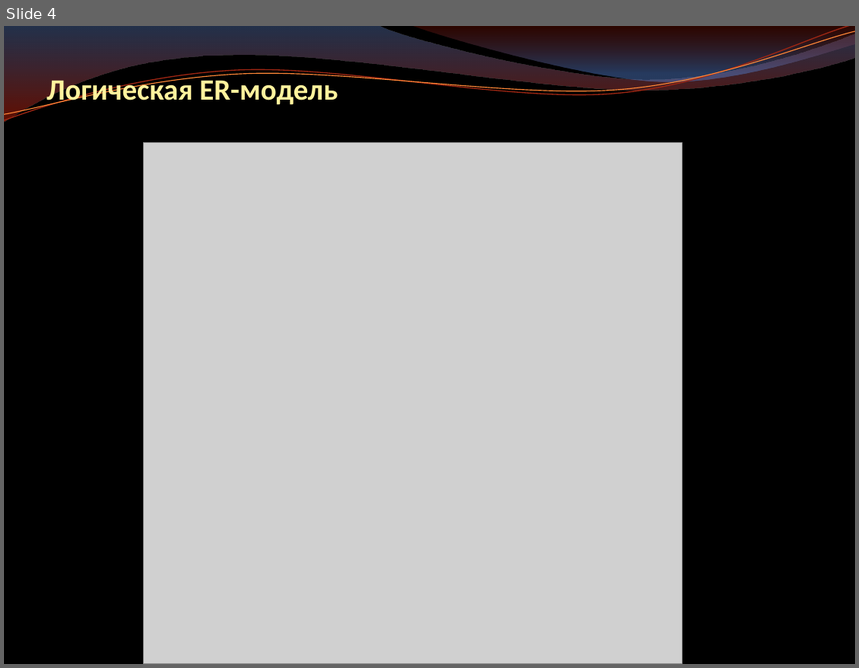
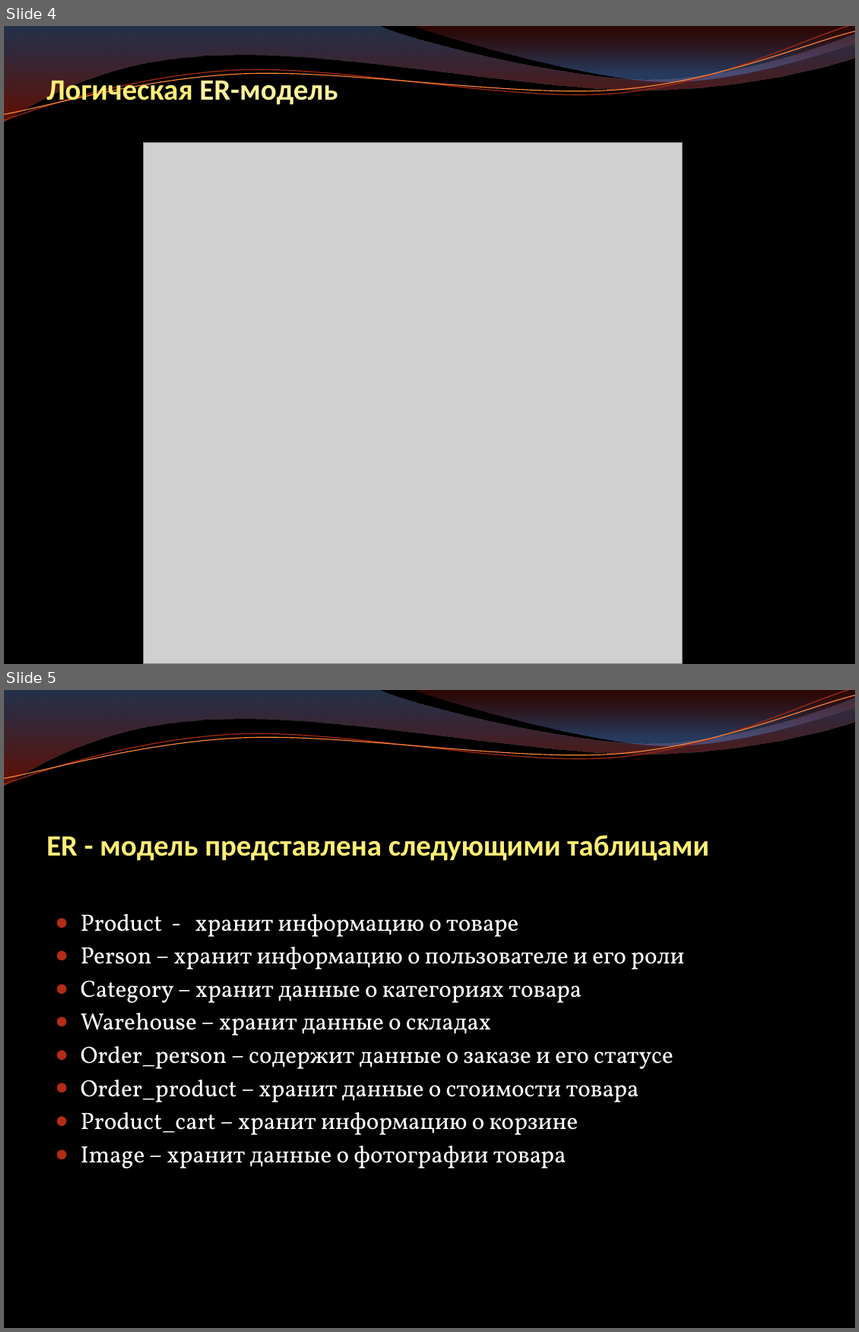
Before and after one commit to OksanaUmanets/final-project1, a slide deck: Презентация.pptx. Shown one above the other, each under a label of ours: slide 4 before the commit, slides 4 and 5 after it. The pictures are 859x668 and 859x1332 pixels, drawn with LibreOffice and Linux fonts; fonts in the diff are those of the drawing; grey boxes stand for pictures; background and template pictures are left out. Boxes give left, top, right and bottom in pixels: in the first picture for what was removed or moved away, otherwise in the second. Text is boxed around its words. In the diff, an @@ line names an element or a change of style, - is before the commit and + after.

```diff
--- a/Презентация.pptx
+++ b/Презентация.pptx
@@ slide 5 added at box(4, 690, 855, 1328), background picture (left out); not listed: 4 template elements that a slide beside it also shows @@
@@ title added at box(47, 835, 709, 861), 25 pt, text #FFEE74, bold @@
+ER - модель представлена следующими таблицами
@@ text added at box(81, 914, 684, 1169), 20 pt, text #FFFFFF @@
+● Product - хранит информацию о товаре
+● Person – хранит информацию о пользователе и его роли
+● Category – хранит данные о категориях товара
+● Warehouse – хранит данные о складах
+● Order_person – содержит данные о заказе и его статусе
+● Order_product – хранит данные о стоимости товара
+● Product_cart – хранит информацию о корзине
+● Image – хранит данные о фотографии товара
@@ slide 4 changed as well @@
@@ title "Логическая ER-модель" at box(47, 75, 338, 107): text colour #FFF39D to #FFEE74 in "Логическая" @@
```
Also in this commit, not shown: 6 other slides changed, 1 other slide added, 4 other files.
